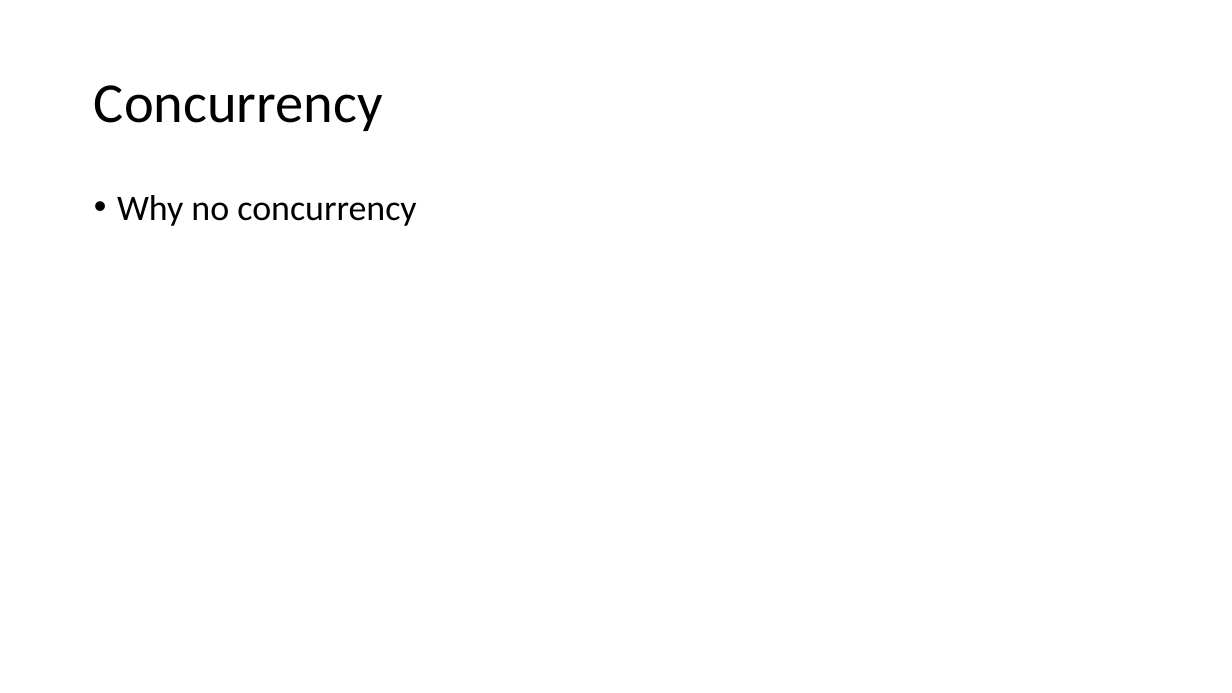
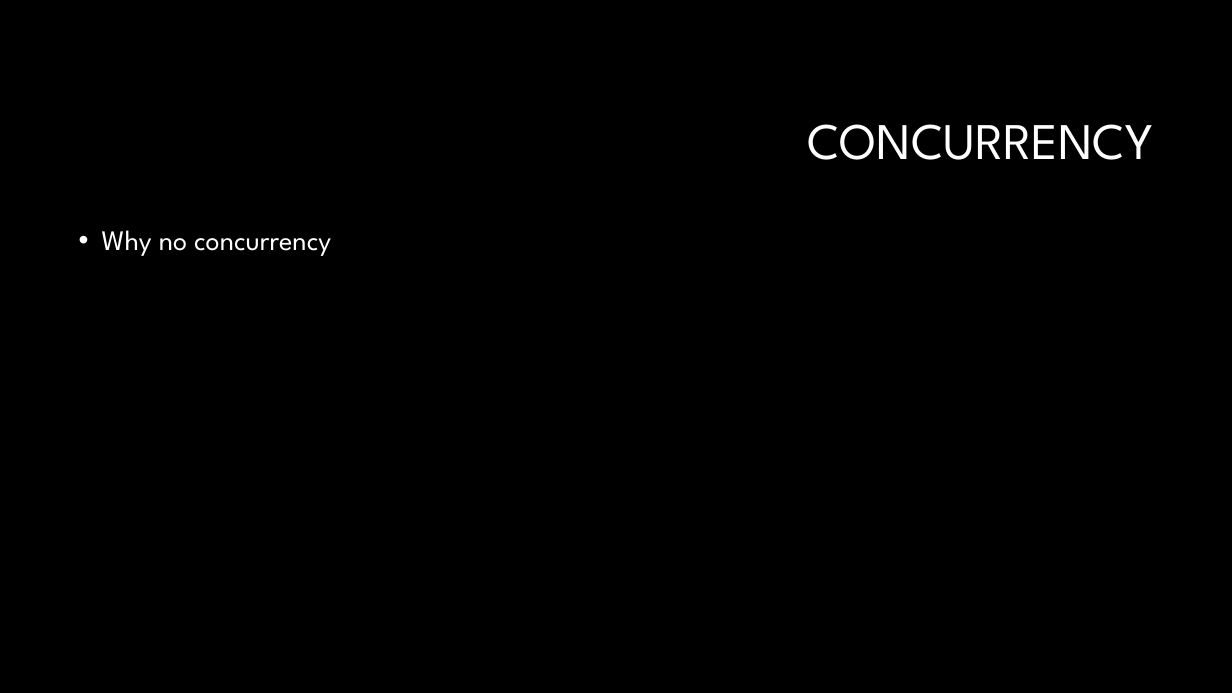
Before and after one commit to AndreasRichardsen/gtl_project, a slide deck: slide 11 of presentation material/Exam Presentation.pptx. Drawn at 1232x693 pixels with LibreOffice and Linux fonts; fonts in the diff are those of the drawing; background and template pictures are left out. Boxes give left, top, right and bottom in pixels: in the first picture for what was removed or moved away, otherwise in the second. Text is boxed around its words. In the diff, an @@ line names an element or a change of style, - is before the commit and + after.

```diff
--- a/presentation material/Exam Presentation.pptx
+++ b/presentation material/Exam Presentation.pptx
@@ background #FFFFFF to #000000 @@
@@ title at bbox=[807, 124, 1153, 160]: text changed; size 44 to 40 pt; font Calibri to League Spartan; text colour #000000 to #FFFFFF @@
-Concurrency
+CONCURRENCY
@@ text "Why no concurrency": place and size @@
-text "Why no concurrency" at bbox=[117, 195, 416, 226]
+text "Why no concurrency" at bbox=[102, 230, 331, 256]
@@ text "Why no concurrency" at bbox=[102, 230, 331, 256]: size 28 to 22 pt, font Calibri to League Spartan, text colour #000000 to #FFFFFF @@
```
Also in this commit, not shown: 19 other slides changed, 2 slides added, 2 slides removed.
